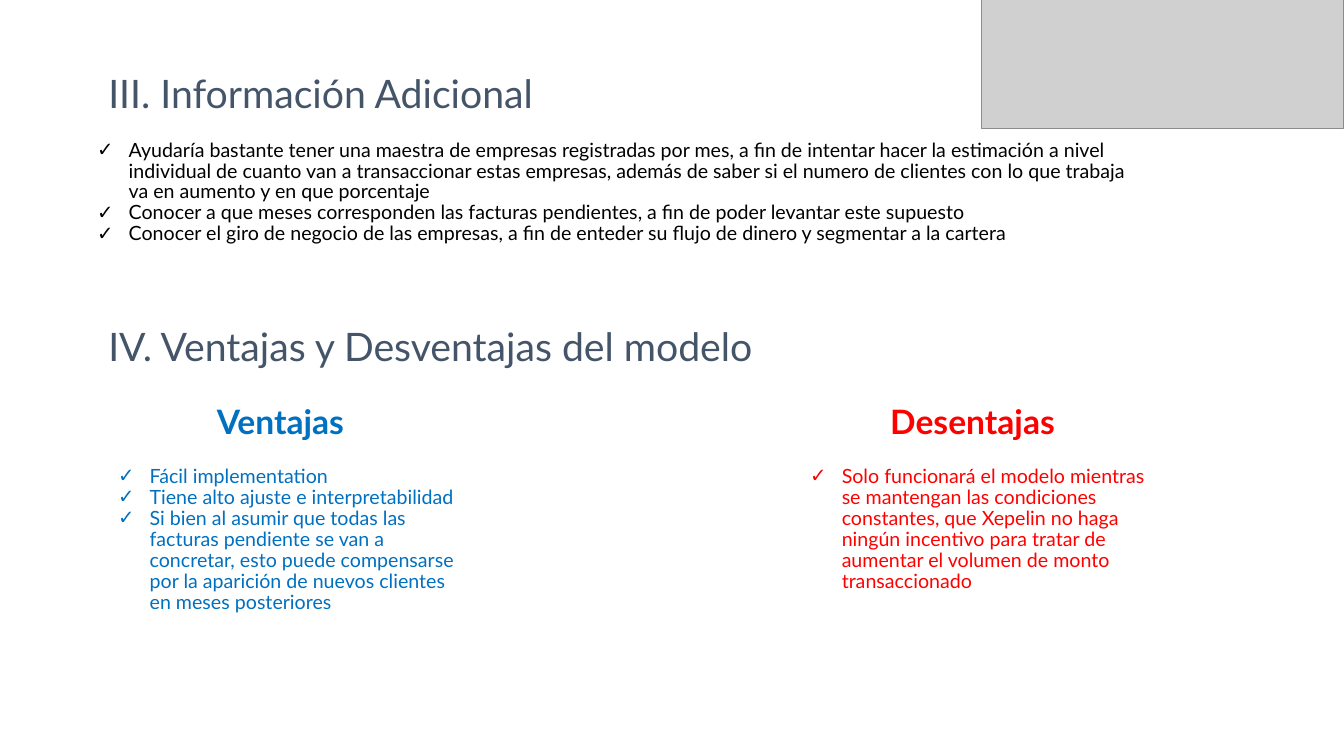
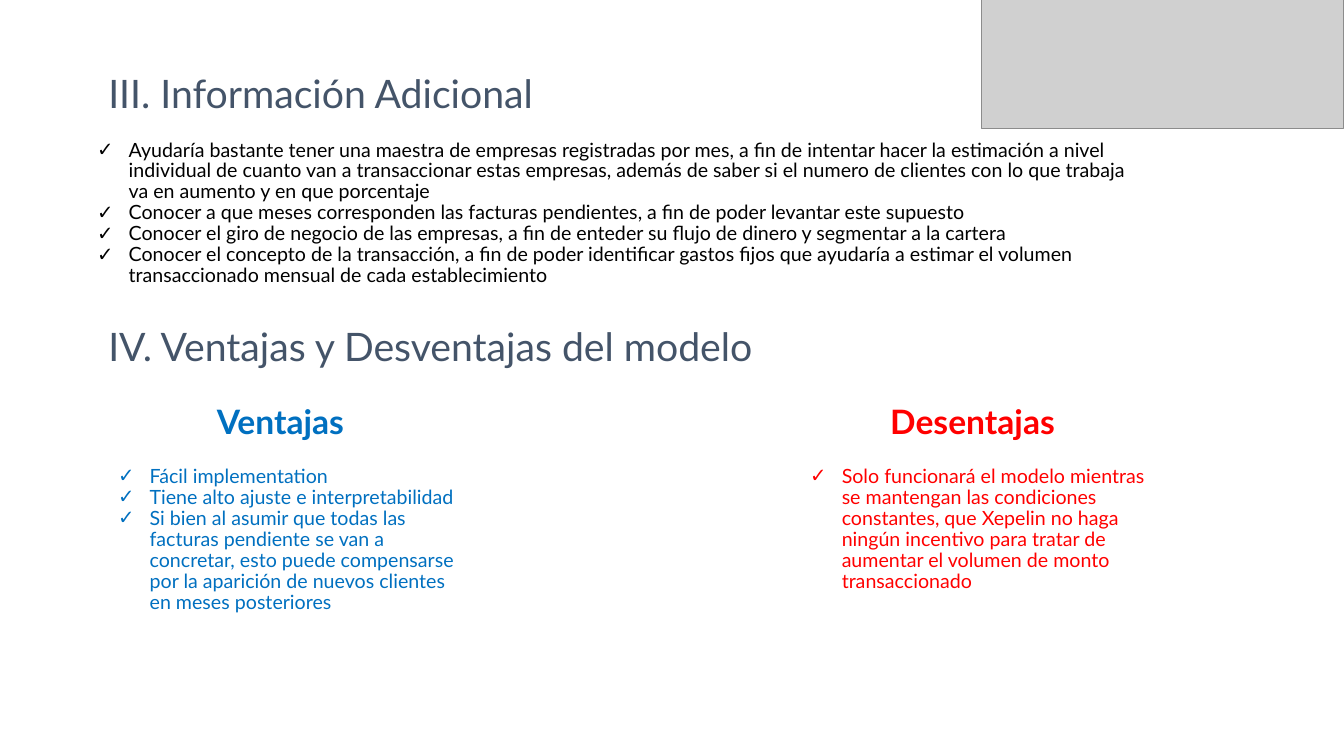
Before and after one commit to Itzmy94/Xepelin, a slide deck: slide 7 of Resultados.pptx. Drawn at 1344x756 pixels with LibreOffice and Linux fonts; fonts in the diff are those of the drawing; grey boxes stand for pictures. Boxes give left, top, right and bottom in pixels: in the first picture for what was removed or moved away, otherwise in the second. Text is boxed around its words. In the diff, an @@ line names an element or a change of style, - is before the commit and + after.

```diff
--- a/Resultados.pptx
+++ b/Resultados.pptx
@@ text at [129,246,1072,282]: paragraph added @@
+✓ Conocer el concepto de la transacción, a fin de poder identificar gastos fijos que ayudaría a estimar el volumen transaccionado mensual de cada establecimiento
```
Also in this commit, not shown: 1 other slide changed.
